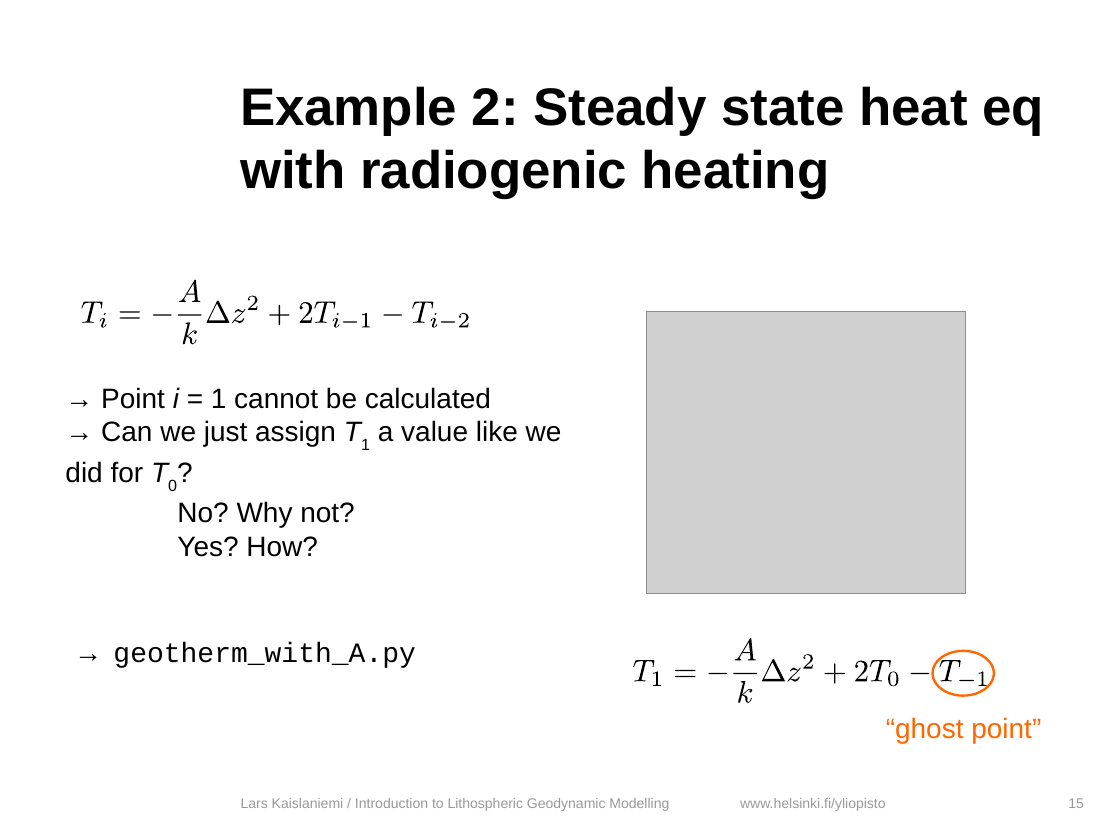
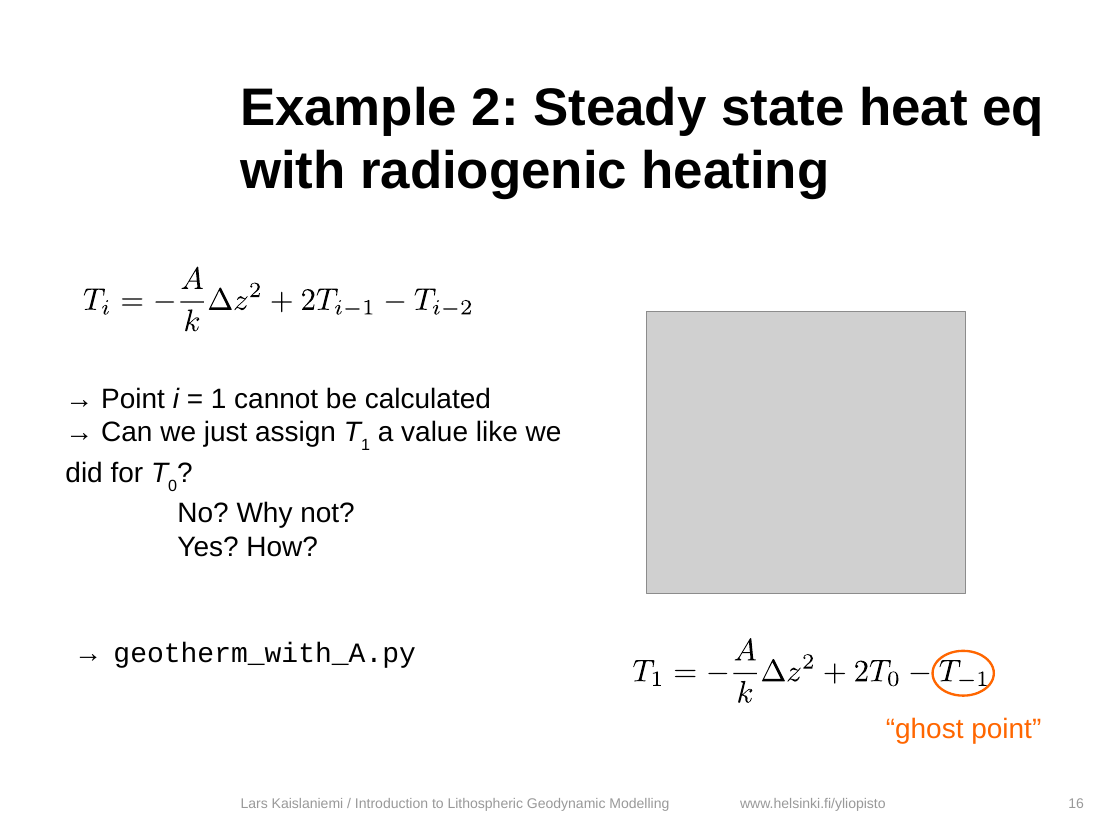
Before and after one commit to HUGG/NGWM2016-modelling-course, a slide deck: slide 16 of Lessons/05-Finite-differences/finite_differences.odp (slide 15 before the commit). Drawn at 1120x840 pixels with LibreOffice and Linux fonts; fonts in the diff are those of the drawing; grey boxes stand for pictures; background and template pictures are left out. Boxes give left, top, right and bottom in pixels: in the first picture for what was removed or moved away, otherwise in the second. Text is boxed around its words. In the diff, an @@ line names an element or a change of style, - is before the commit and + after.

```diff
--- a/Lessons/05-Finite-differences/finite_differences.odp
+++ b/Lessons/05-Finite-differences/finite_differences.odp
@@ 8 freeform shapes: place and size @@
-8 freeform shapes at [82, 300, 469, 327]
+8 freeform shapes at [84, 288, 472, 315]
@@ freeform shape: place and size @@
-freeform shape at [152, 315, 171, 316]
+freeform shape at [156, 301, 175, 302]
@@ 11 freeform shapes: place and size @@
-11 freeform shapes at [81, 280, 470, 345]
+11 freeform shapes at [83, 267, 473, 332]
@@ freeform shape: place and size @@
-freeform shape at [430, 312, 437, 327]
+freeform shape at [433, 300, 440, 315]
@@ freeform shape: place and size @@
-freeform shape at [440, 321, 455, 323]
+freeform shape at [444, 308, 458, 309]
```
Also in this commit, not shown: 21 other slides changed, 11 slides added, 4 other files.
